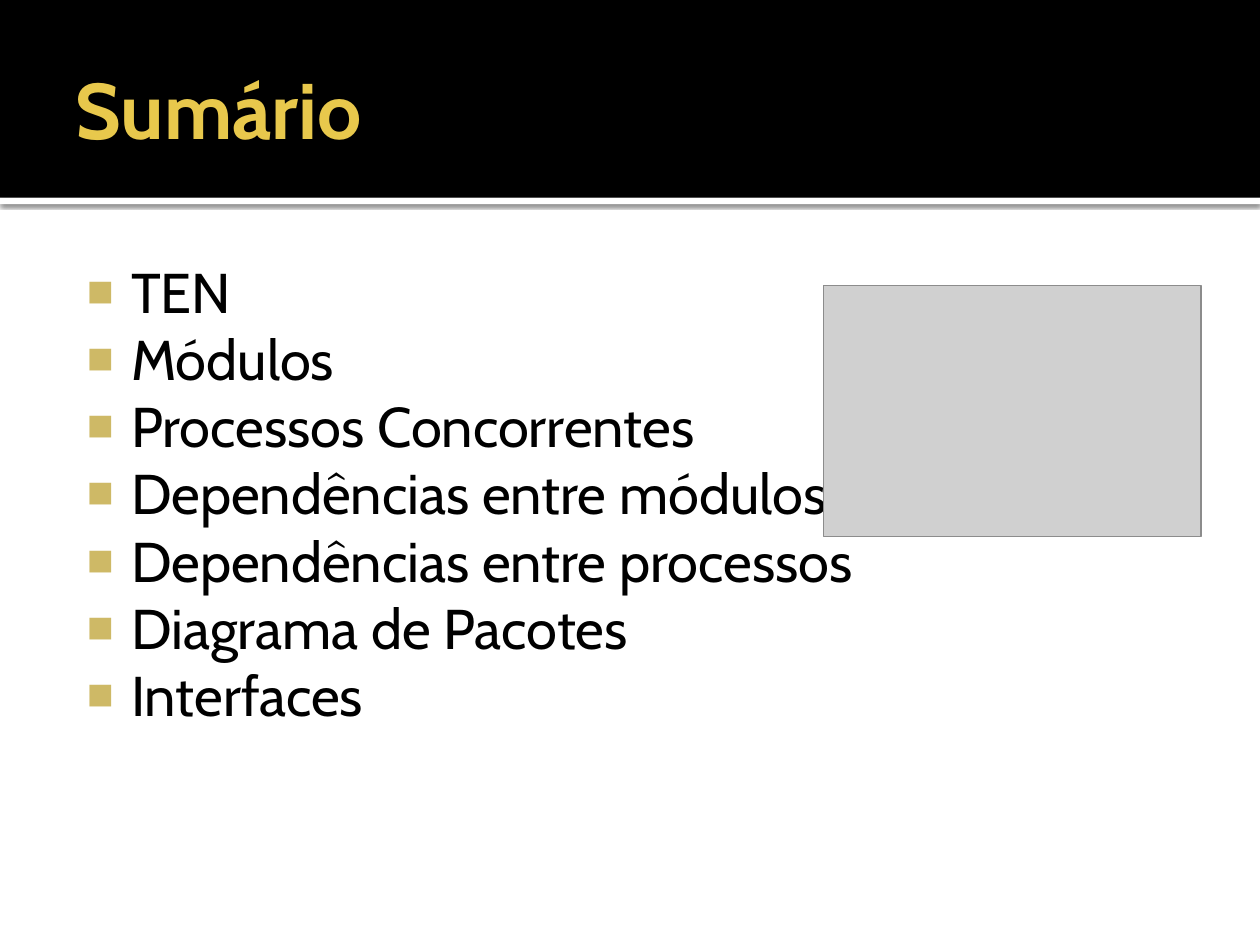
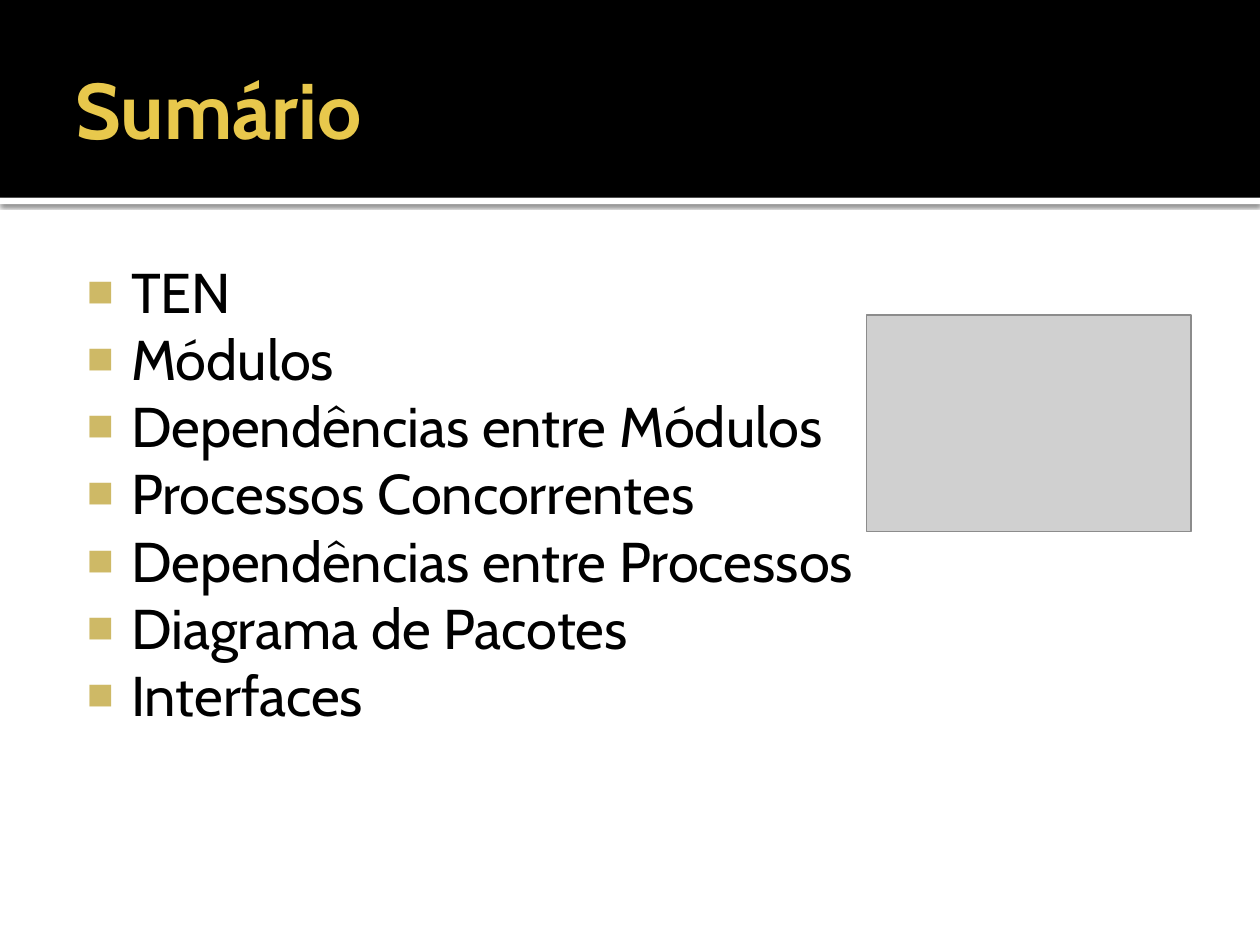
Before and after one commit to fchirigati/rota, a slide deck: slide 2 of Documentação/Projeto/Apresentação.pptx. Drawn at 1260x945 pixels with LibreOffice and Linux fonts; fonts in the diff are those of the drawing; grey boxes stand for pictures. Boxes give left, top, right and bottom in pixels: in the first picture for what was removed or moved away, otherwise in the second. Text is boxed around its words. In the diff, an @@ line names an element or a change of style, - is before the commit and + after.

```diff
--- a/Documentação/Projeto/Apresentação.pptx
+++ b/Documentação/Projeto/Apresentação.pptx
@@ picture: place and size @@
-picture at [824,286,1201,537]
+picture at [867,315,1192,532]
@@ text at [131,405,822,460]: paragraph added @@
+■ Dependências entre Módulos
@@ text at [131,540,853,594]: text changed @@
-■ Dependências entre módulos
-■ Dependências entre processos
+■ Dependências entre Processos
```
Also in this commit, not shown: 3 other slides changed.
